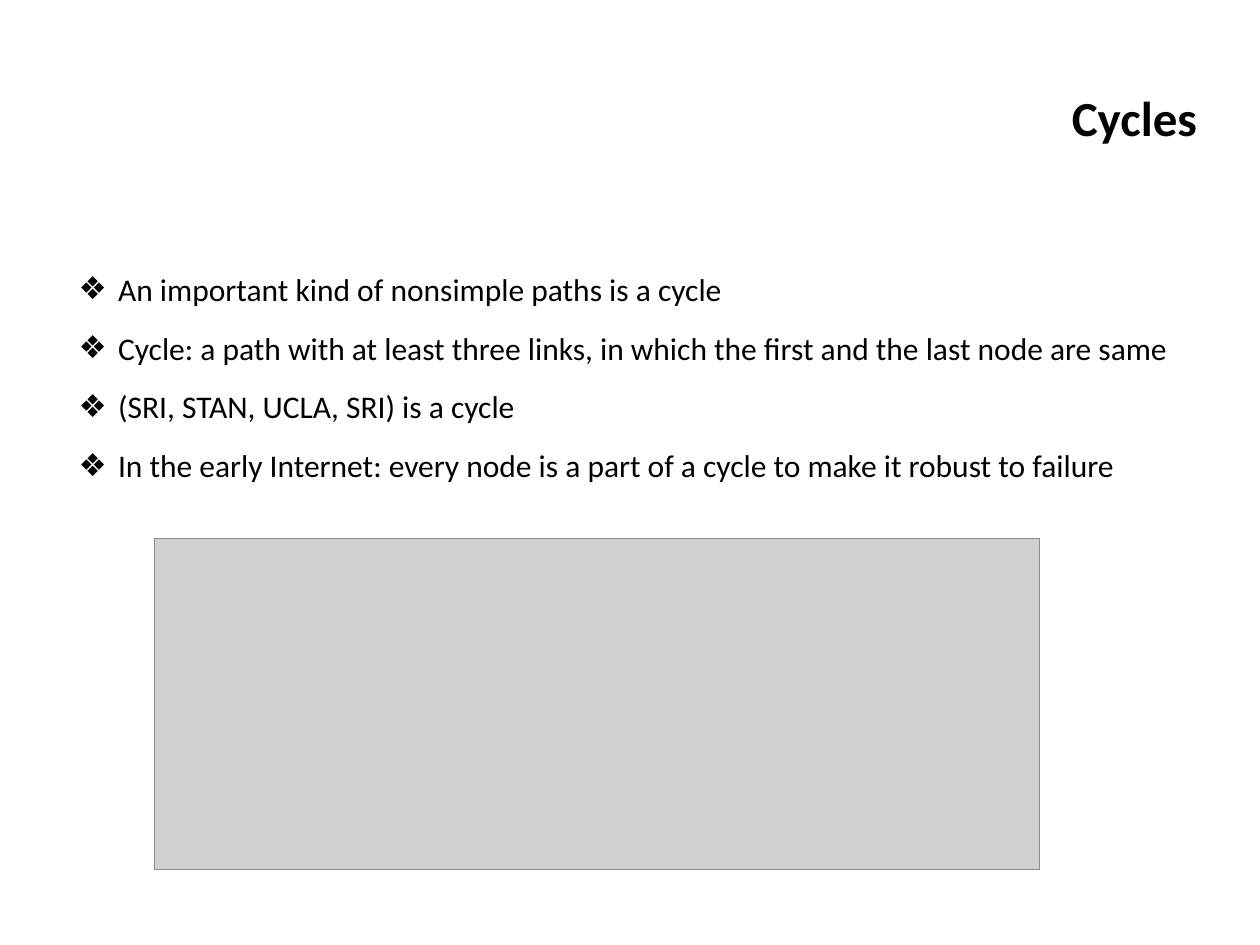
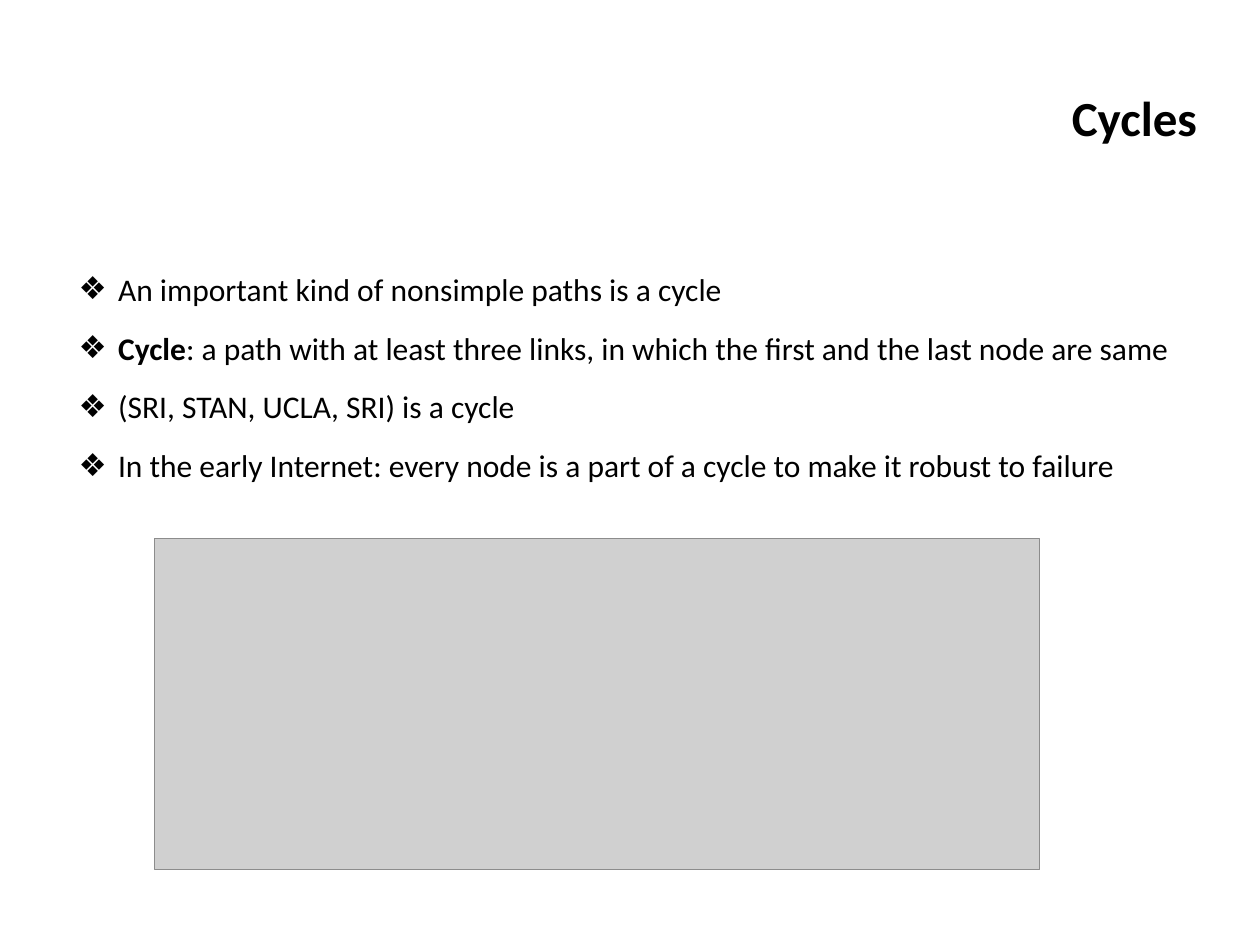
Before and after one commit to ifromm/dsa, a slide deck: slide 10 of slides/unit_6_trees.pptx. Drawn at 1260x945 pixels with LibreOffice and Linux fonts; fonts in the diff are those of the drawing; grey boxes stand for pictures; background and template pictures are left out. Boxes give left, top, right and bottom in pixels: in the first picture for what was removed or moved away, otherwise in the second. Text is boxed around its words. In the diff, an @@ line names an element or a change of style, - is before the commit and + after.

```diff
--- a/slides/unit_6_trees.pptx
+++ b/slides/unit_6_trees.pptx
@@ text at [118,338,1168,365]: bold on in "Cycle:" @@
```
Also in this commit, not shown: 14 other slides changed, 2 other files.
